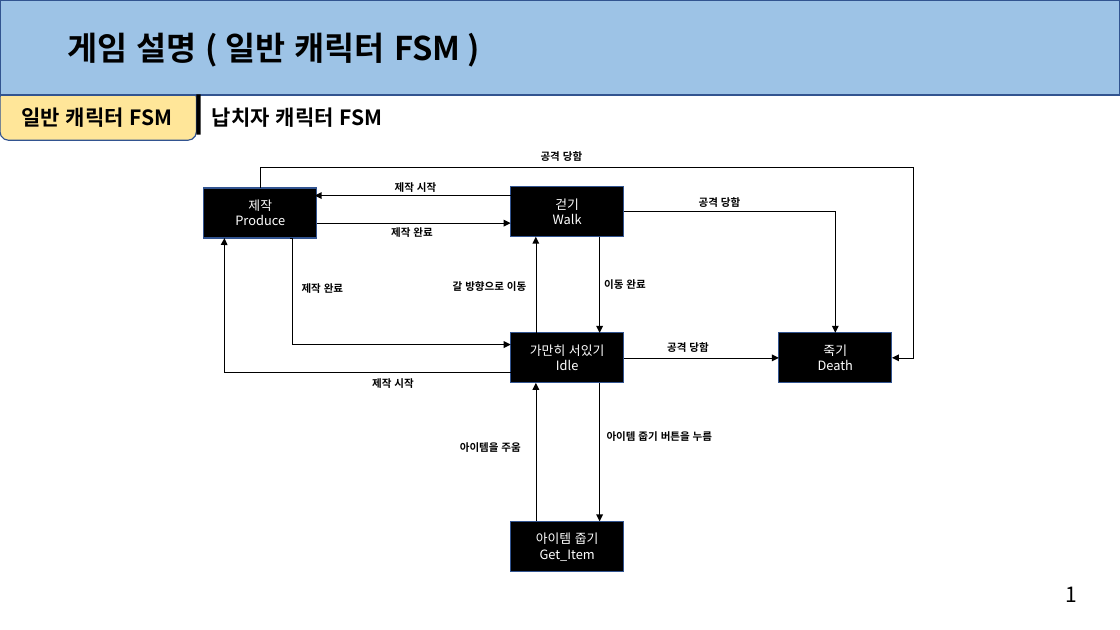
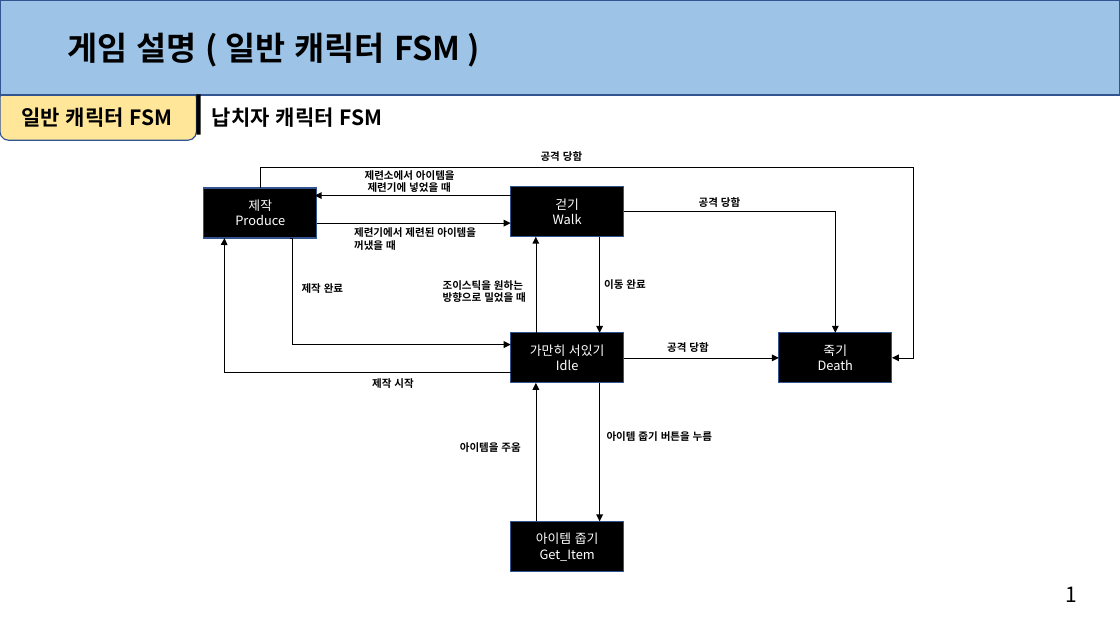
Before and after one commit to anglik0370/EscapeIsland, a slide deck: slide 2 of Document/캐릭터/캐릭터.pptx. Drawn at 1120x630 pixels with LibreOffice and Linux fonts; fonts in the diff are those of the drawing. Boxes give left, top, right and bottom in pixels: in the first picture for what was removed or moved away, otherwise in the second. Text is boxed around its words. In the diff, an @@ line names an element or a change of style, - is before the commit and + after.

```diff
--- a/Document/캐릭터/캐릭터.pptx
+++ b/Document/캐릭터/캐릭터.pptx
@@ text at bbox=[365, 170, 455, 194]: text changed @@
-제작 시작
+제련소에서 아이템을
+제련기에 넣었을 때
@@ text at bbox=[354, 227, 476, 252]: text changed @@
-제작 완료
+제련기에서 제련된 아이템을
+꺼냈을 때
@@ text at bbox=[443, 280, 526, 305]: text changed @@
-갈 방향으로 이동
+조이스틱을 원하는
+방향으로 밀었을 때
```
Also in this commit, not shown: 1 other slide changed, 1 other file.
